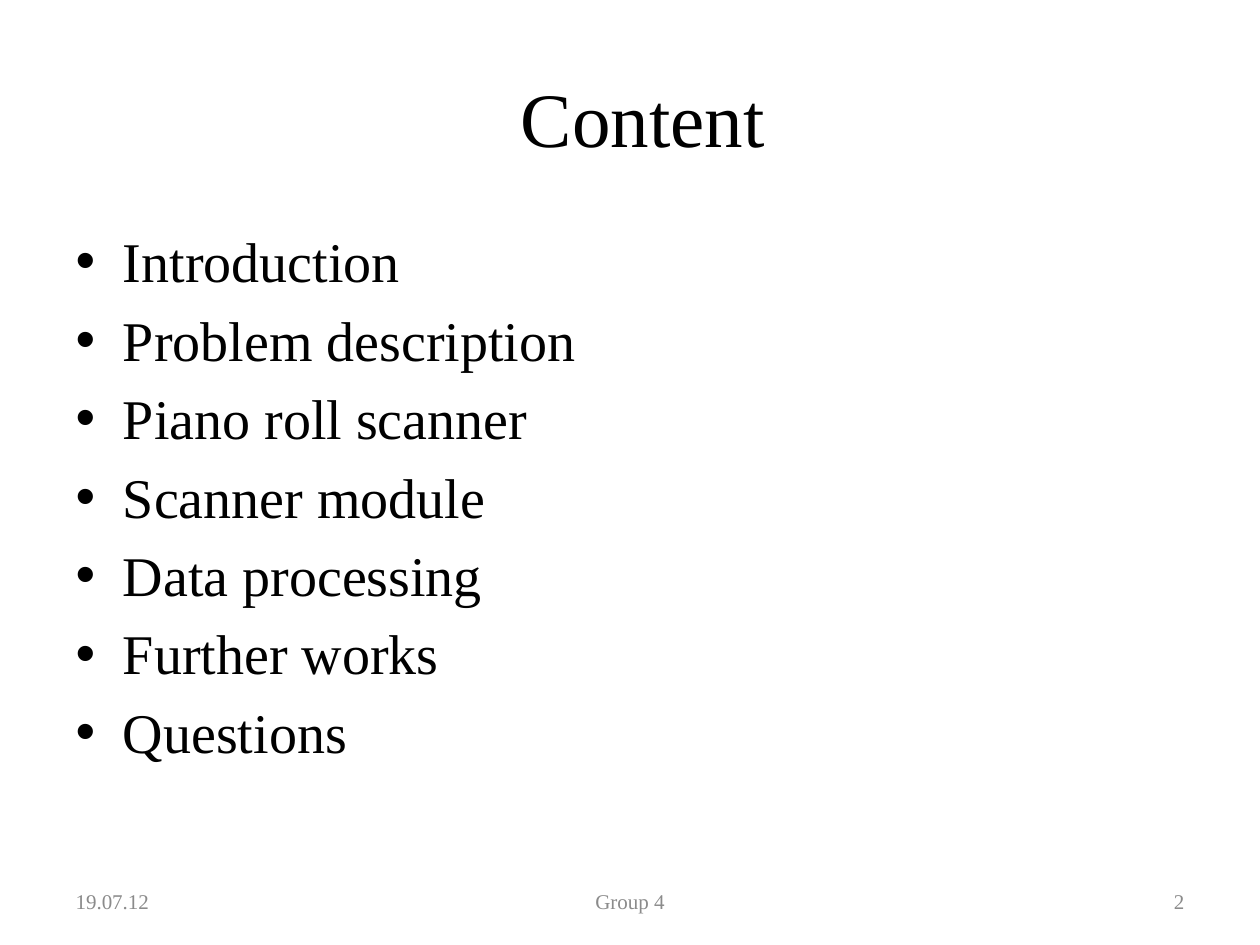
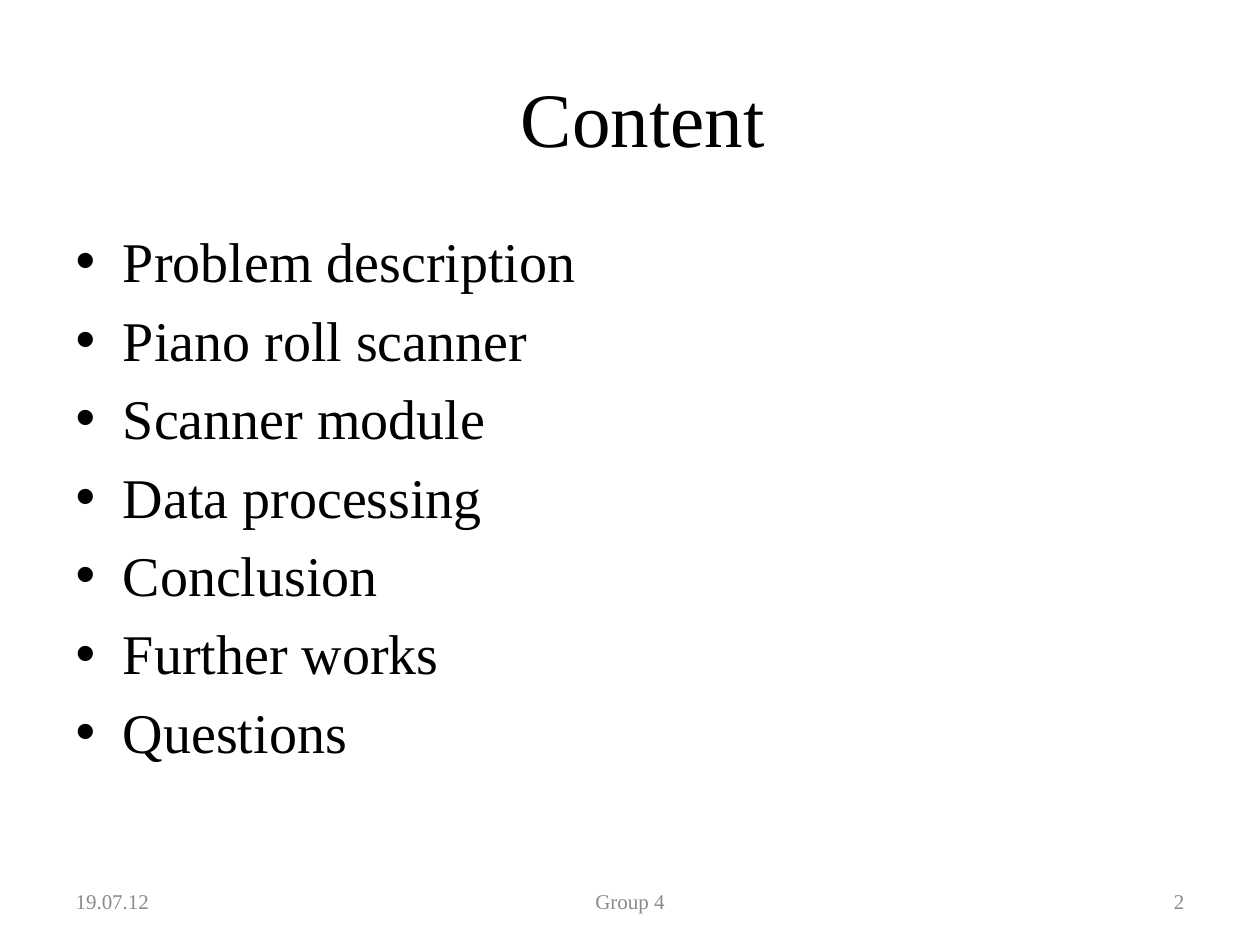
Before and after one commit to zugerisa/2012-Summer-School-Group-4, a slide deck: slide 2 of GlobalSeminarUSA/vortrag/final/final_presentation.pptx. Drawn at 1260x945 pixels with LibreOffice and Linux fonts; fonts in the diff are those of the drawing; background and template pictures are left out. Boxes give left, top, right and bottom in pixels: in the first picture for what was removed or moved away, otherwise in the second. Text is boxed around its words. In the diff, an @@ line names an element or a change of style, - is before the commit and + after.

```diff
--- a/GlobalSeminarUSA/vortrag/final/final_presentation.pptx
+++ b/GlobalSeminarUSA/vortrag/final/final_presentation.pptx
@@ text at [123, 243, 400, 283]: paragraph removed @@
-• Introduction
@@ text at [123, 557, 378, 597]: paragraph added @@
+• Conclusion
```
Also in this commit, not shown: 6 other slides changed, 8 slides added, 1 other file.
